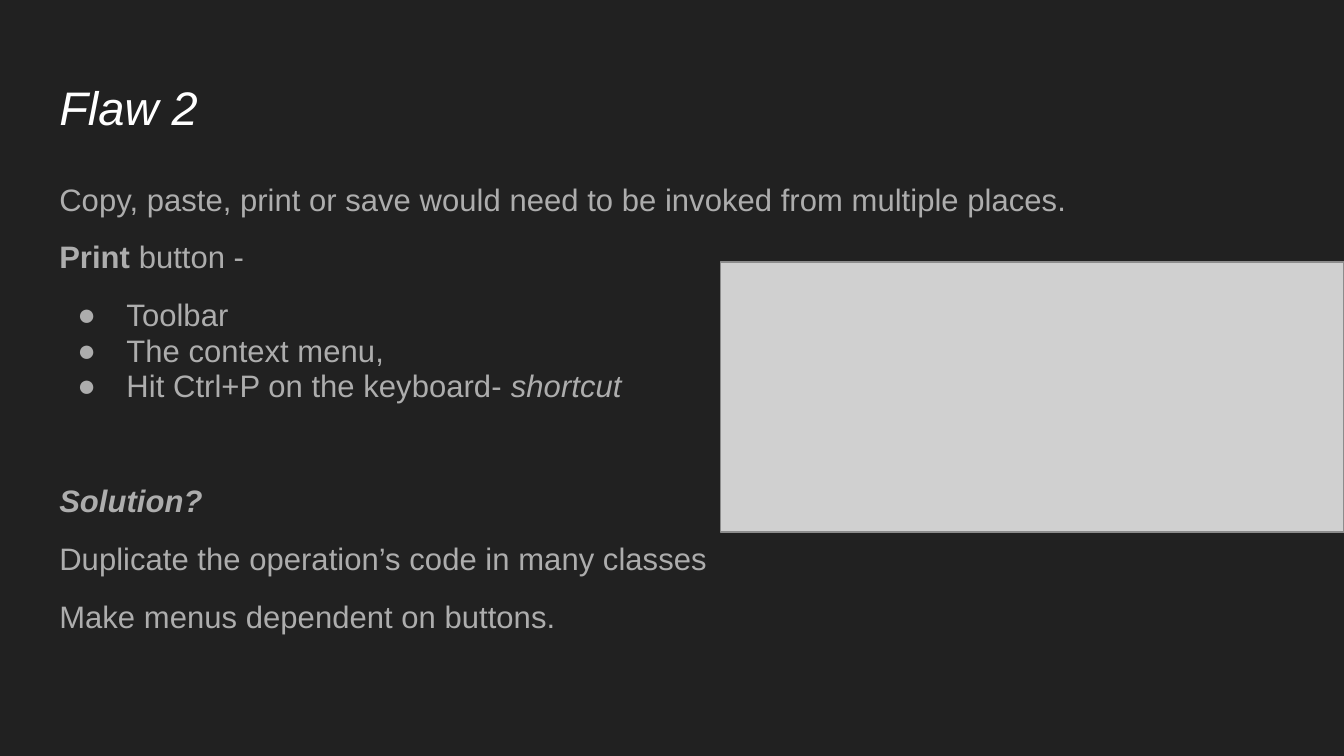
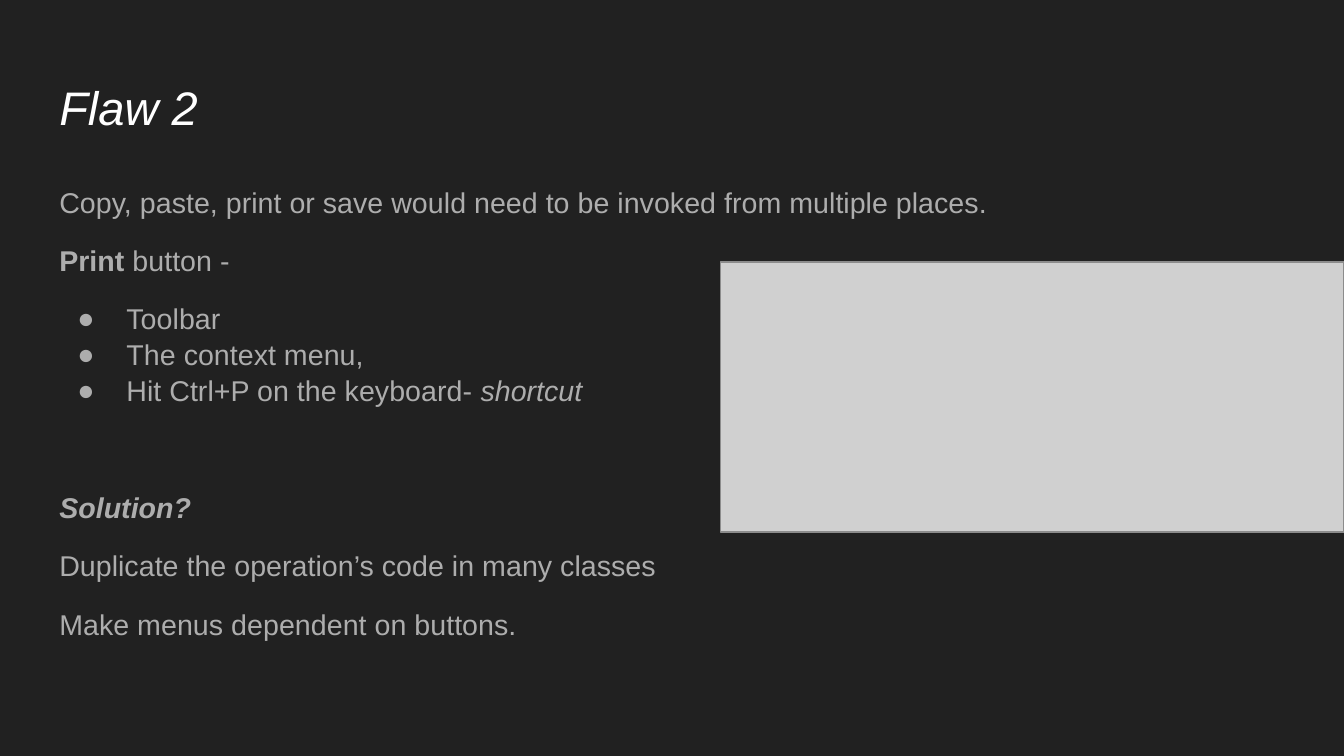
Before and after one commit to nvkulkarni12/CommandDP, a slide deck: slide 8 of Command.pptx. Drawn at 1344x756 pixels with LibreOffice and Linux fonts; fonts in the diff are those of the drawing; grey boxes stand for pictures. Boxes give left, top, right and bottom in pixels: in the first picture for what was removed or moved away, otherwise in the second. Text is boxed around its words. In the diff, an @@ line names an element or a change of style, - is before the commit and + after.

```diff
--- a/Command.pptx
+++ b/Command.pptx
@@ text "Copy, paste, print or save ..." at (59, 192, 987, 640): size 16.6 to 15.3 pt; line spacing 0.95 to 1.05 @@
```
Also in this commit, not shown: 4 other slides changed, 1 other file.
